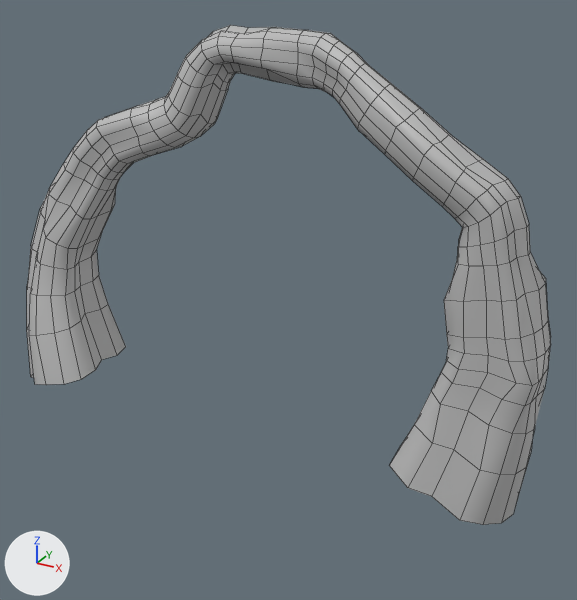
Renders of the FBX model Assets/Models/Models_Final/Bogen_Wurzeln_V.2.2.fbx from each side of a commit.
Rendered twice from a 50 mm lens placed at (2.11, -3.97, 2.6), pointed at (-0.06, -0.03, 0.63). The axes (+X, +Y, +Z) are drawn at lower left. The lights are the same throughout. Mesh edges are drawn as thin lines. Where no turn or scale is listed for an object, it has been applied to the vertices. Vertices at the same position are counted once.

Names of what the first picture shows: 'sweep8'.
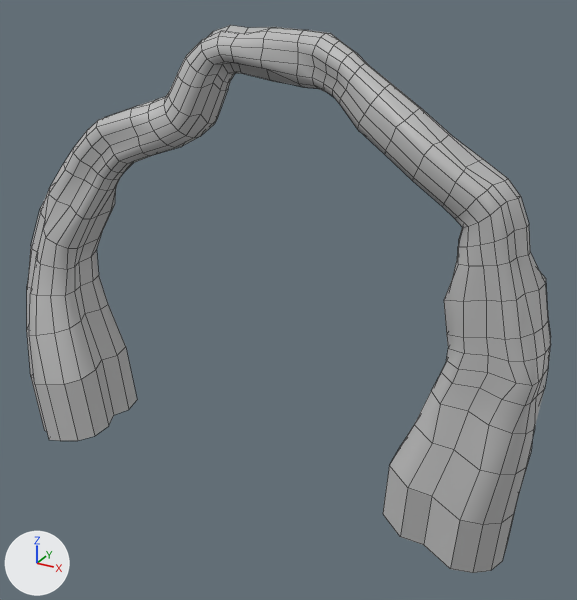
Pixel boxes [x1, y1, x2, y2] of what changed, in the pictures (577 x 600 px):
'sweep8', reshaped (10% taller)
    before: [27, 25, 551, 525]
    after: [27, 25, 551, 573]
part 1 of me_mesh, added
    after: [31, 347, 137, 441]
part 2 of me_mesh, added
    after: [383, 466, 516, 573]

The edits, one by one:
me_mesh is used by ob_sweep8; location (0.0, 0.0, 0.0).
me_mesh had 656 vertices, 640 faces and spanned x -2.09..1.51, y -0.55..0.35, z -0.35..2.19.
me_mesh now has 690 vertices, 674 faces and spans x -2.09..1.51, y -0.55..0.35, z -0.7..2.19.
Part 1, on me_mesh:
4 vertices are added at (-1.67, 0.05, -0.59), (-1.98, -0.29, -0.68), (-1.34, -0.34, -0.5), (-1.36, -0.46, -0.52).
8 new vertices lie (0.06, 0.0, -0.44) away from vertices in x -2.07..-1.43, y -0.54..0.03, z -0.24..0.44.
6 new vertices lie (0.06, 0.0, -0.43) away from vertices in x -2.01..-1.49, y -0.55..0.12, z -0.24..-0.1.
18 new faces join them.
Part 2, on me_mesh:
5 vertices are added at (0.97, 0.25, -0.51), (1.35, 0.18, -0.66), (1.31, -0.36, -0.64), (0.9, -0.45, -0.49), (0.76, -0.05, -0.41).
11 new vertices lie (-0.02, 0.0, -0.35) away from vertices in x 0.77..1.45, y -0.45..0.27, z -0.35..-0.07.
16 new faces join them.
